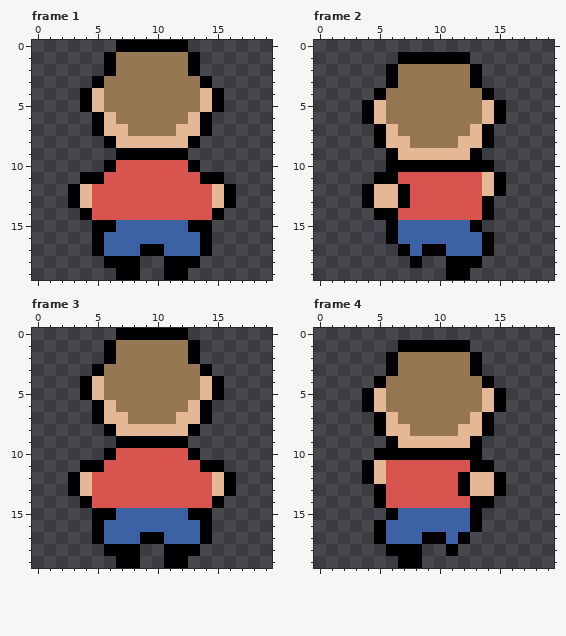
One commit to this animated GIF sprite: data/sprites/models/hjarvard_b.gif. That is the earlier state.
The file is 60x60 pixels, drawn in blocks of 3x3; one block is one cell here. Shown: frame 1, frame 2, frame 3, frame 4.
The result:
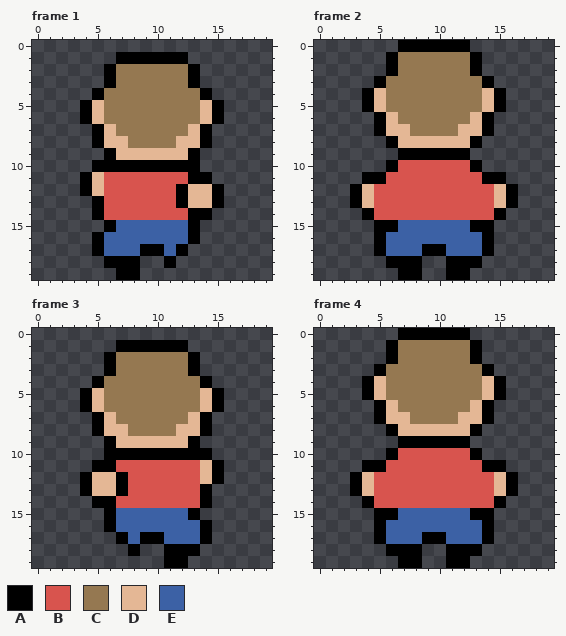
Palette (. is transparent): A #000000  B #d8544e  C #957851  D #e4b795  E #3c61a5
The edit:
--- frame 1
@@ x 0..19 @@
- 0 .......AAAAAA.......
- 1 ......ACCCCCCA......
+ 0 ....................
+ 1 .......AAAAAA.......
  2 ......ACCCCCCA......
- 3 .....ACCCCCCCCA.....
- 4 ....ADCCCCCCCCDA....
+ 3 ......ACCCCCCA......
+ 4 .....ACCCCCCCCA.....
  5 ....ADCCCCCCCCDA....
- 6 .....ADCCCCCCDA.....
- 7 .....ADDCCCCDDA.....
- 8 ......ADDDDDDA......
- 9 .......AAAAAA.......
-10 ......ABBBBBBA......
-11 ....AABBBBBBBBAA....
-12 ...ADBBBBBBBBBBDA...
-13 ...ADBBBBBBBBBBDA...
-14 ....ABBBBBBBBBBA....
-15 .....AAEEEEEEAA.....
-16 .....AEEEEEEEEA.....
-17 .....AEEEAAEEEA.....
-18 ......AAA..AAA......
-19 .......AA..AA.......
+ 6 ....ADCCCCCCCCDA....
+ 7 .....ADCCCCCCDA.....
+ 8 .....ADDCCCCDDA.....
+ 9 ......ADDDDDDA......
+10 .....AAAAAAAAA......
+11 ....ADBBBBBBBAA.....
+12 ....ADBBBBBBADDA....
+13 .....ABBBBBBADDA....
+14 .....ABBBBBBBAA.....
+15 ......AEEEEEEA......
+16 .....AEEEEEEEA......
+17 .....AEEEAAEA.......
+18 ......AAA..A........
+19 .......AA...........
--- frame 2
@@ x 0..19 @@
- 0 ....................
- 1 .......AAAAAA.......
+ 0 .......AAAAAA.......
+ 1 ......ACCCCCCA......
  2 ......ACCCCCCA......
- 3 ......ACCCCCCA......
- 4 .....ACCCCCCCCA.....
+ 3 .....ACCCCCCCCA.....
+ 4 ....ADCCCCCCCCDA....
  5 ....ADCCCCCCCCDA....
- 6 ....ADCCCCCCCCDA....
- 7 .....ADCCCCCCDA.....
- 8 .....ADDCCCCDDA.....
- 9 ......ADDDDDDA......
-10 ......AAAAAAAAA.....
-11 .....AABBBBBBBDA....
-12 ....ADDABBBBBBDA....
-13 ....ADDABBBBBBA.....
-14 .....AABBBBBBBA.....
-15 ......AEEEEEEA......
-16 ......AEEEEEEEA.....
-17 .......AEAAEEEA.....
-18 ........A..AAA......
-19 ...........AA.......
+ 6 .....ADCCCCCCDA.....
+ 7 .....ADDCCCCDDA.....
+ 8 ......ADDDDDDA......
+ 9 .......AAAAAA.......
+10 ......ABBBBBBA......
+11 ....AABBBBBBBBAA....
+12 ...ADBBBBBBBBBBDA...
+13 ...ADBBBBBBBBBBDA...
+14 ....ABBBBBBBBBBA....
+15 .....AAEEEEEEAA.....
+16 .....AEEEEEEEEA.....
+17 .....AEEEAAEEEA.....
+18 ......AAA..AAA......
+19 .......AA..AA.......
--- frame 3
@@ x 0..19 @@
- 0 .......AAAAAA.......
- 1 ......ACCCCCCA......
+ 0 ....................
+ 1 .......AAAAAA.......
  2 ......ACCCCCCA......
- 3 .....ACCCCCCCCA.....
- 4 ....ADCCCCCCCCDA....
+ 3 ......ACCCCCCA......
+ 4 .....ACCCCCCCCA.....
  5 ....ADCCCCCCCCDA....
- 6 .....ADCCCCCCDA.....
- 7 .....ADDCCCCDDA.....
- 8 ......ADDDDDDA......
- 9 .......AAAAAA.......
-10 ......ABBBBBBA......
-11 ....AABBBBBBBBAA....
-12 ...ADBBBBBBBBBBDA...
-13 ...ADBBBBBBBBBBDA...
-14 ....ABBBBBBBBBBA....
-15 .....AAEEEEEEAA.....
-16 .....AEEEEEEEEA.....
-17 .....AEEEAAEEEA.....
-18 ......AAA..AAA......
-19 .......AA..AA.......
+ 6 ....ADCCCCCCCCDA....
+ 7 .....ADCCCCCCDA.....
+ 8 .....ADDCCCCDDA.....
+ 9 ......ADDDDDDA......
+10 ......AAAAAAAAA.....
+11 .....AABBBBBBBDA....
+12 ....ADDABBBBBBDA....
+13 ....ADDABBBBBBA.....
+14 .....AABBBBBBBA.....
+15 ......AEEEEEEA......
+16 ......AEEEEEEEA.....
+17 .......AEAAEEEA.....
+18 ........A..AAA......
+19 ...........AA.......
--- frame 4
@@ x 0..19 @@
- 0 ....................
- 1 .......AAAAAA.......
+ 0 .......AAAAAA.......
+ 1 ......ACCCCCCA......
  2 ......ACCCCCCA......
- 3 ......ACCCCCCA......
- 4 .....ACCCCCCCCA.....
+ 3 .....ACCCCCCCCA.....
+ 4 ....ADCCCCCCCCDA....
  5 ....ADCCCCCCCCDA....
- 6 ....ADCCCCCCCCDA....
- 7 .....ADCCCCCCDA.....
- 8 .....ADDCCCCDDA.....
- 9 ......ADDDDDDA......
-10 .....AAAAAAAAA......
-11 ....ADBBBBBBBAA.....
-12 ....ADBBBBBBADDA....
-13 .....ABBBBBBADDA....
-14 .....ABBBBBBBAA.....
-15 ......AEEEEEEA......
-16 .....AEEEEEEEA......
-17 .....AEEEAAEA.......
-18 ......AAA..A........
-19 .......AA...........
+ 6 .....ADCCCCCCDA.....
+ 7 .....ADDCCCCDDA.....
+ 8 ......ADDDDDDA......
+ 9 .......AAAAAA.......
+10 ......ABBBBBBA......
+11 ....AABBBBBBBBAA....
+12 ...ADBBBBBBBBBBDA...
+13 ...ADBBBBBBBBBBDA...
+14 ....ABBBBBBBBBBA....
+15 .....AAEEEEEEAA.....
+16 .....AEEEEEEEEA.....
+17 .....AEEEAAEEEA.....
+18 ......AAA..AAA......
+19 .......AA..AA.......
